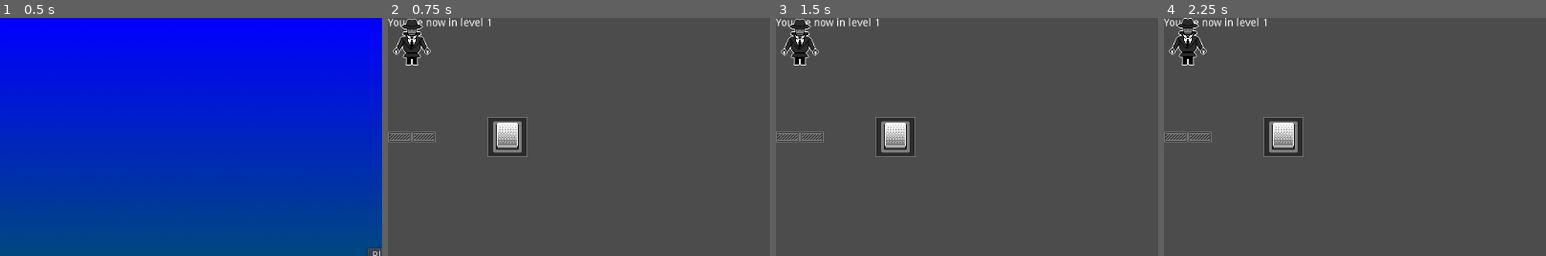
Above: before the commit, frames 1-4 (left to right).
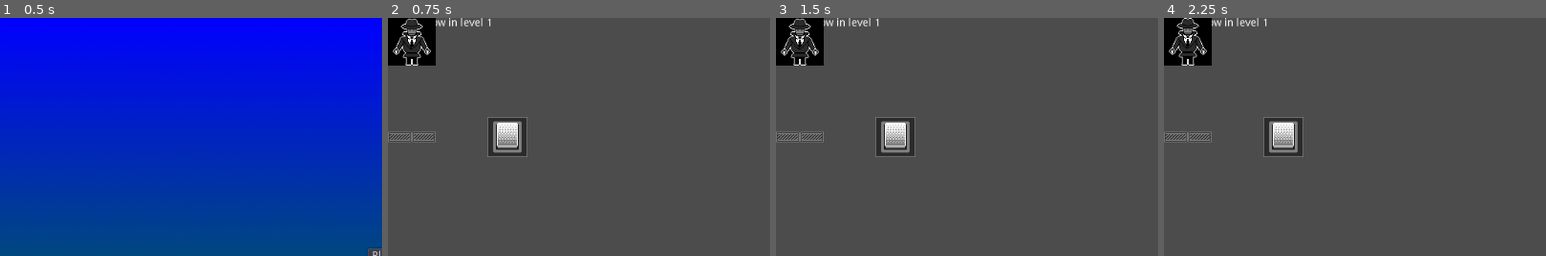
Above: after the commit, the same moments.

Repository: Hawk777/mechanoscuro
Game: Godot game, scene res://main_menu/main_menu.tscn
The game is run twice, just before and just after one commit, with the same random seed, the same clock (stepped at 60 frames per second) and the same inputs.
Inputs:
- Up to frame 1 (0.5 s): no input
- Up to frame 2 (0.75 s): click "Play" at 0.5 s
- Up to frame 3 (1.5 s): tap Enter at 1.25 s
- Up to frame 4 (2.25 s): tap Space at 2 s
The pictures show only the part of the screen within x 0-50%, y 0-50%; the shares and areas given below are measured in that part.

Frame 1 is identical in both runs. In frame 2, 1.5% of the frame differs, in the area x 0-13%, y 0-20%; in frame 3, 1.5%; in frame 4, 1.5%.

Commit message:
Give level 1 a TileMap

Diff:
--- a/levels/01/level.tscn
+++ b/levels/01/level.tscn
@@ -1,8 +1,9 @@
-[gd_scene load_steps=4 format=2]
+[gd_scene load_steps=5 format=2]
 
 [ext_resource path="res://player/player.tscn" type="PackedScene" id=1]
 [ext_resource path="res://door/door.tscn" type="PackedScene" id=2]
 [ext_resource path="res://pressure_plate/pressure_plate.tscn" type="PackedScene" id=3]
+[ext_resource path="res://scripts/TileGrid.gd" type="Script" id=4]
 
 [node name="Node2D" type="Node2D"]
 
@@ -14,6 +15,10 @@
 "_edit_use_anchors_": false
 }
 
+[node name="TileMap" type="TileMap" parent="."]
+format = 1
+script = ExtResource( 4 )
+
 [node name="Player" parent="." instance=ExtResource( 1 )]
 
 [node name="PressurePlate" parent="." instance=ExtResource( 3 )]
